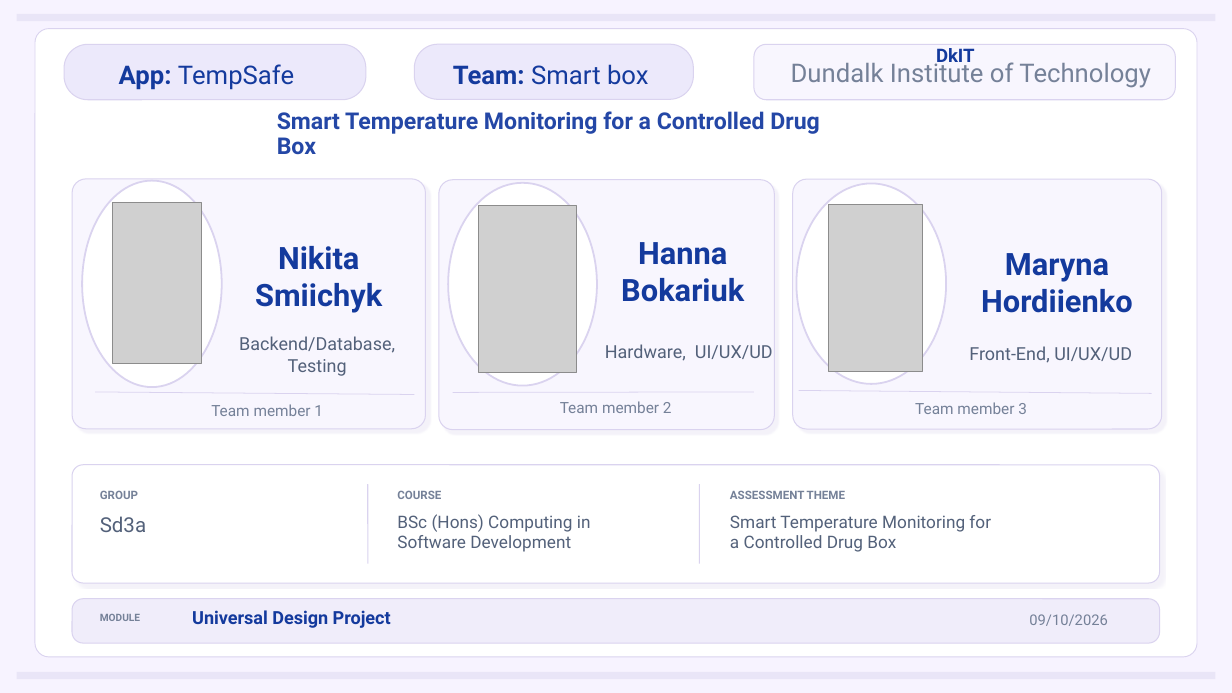
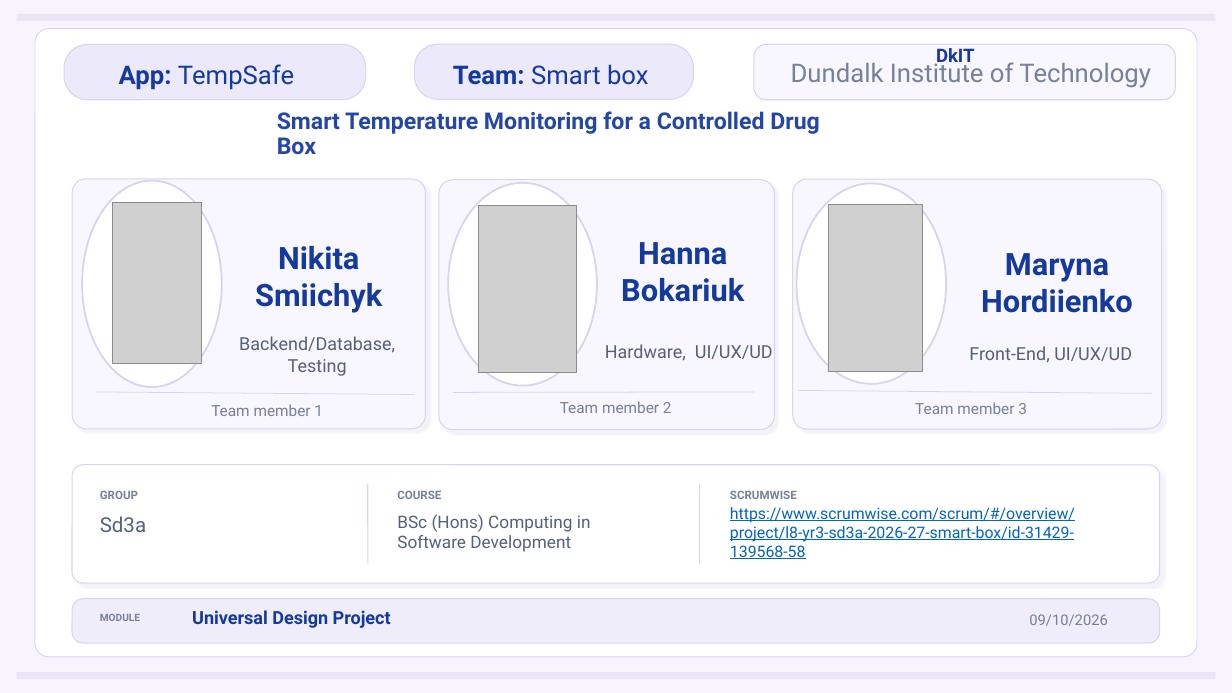
Before and after one commit to nikitsya/Smart-Box, a slide deck: slide 1 of docs/presentation/TempSafe_Elevator_Pitch.pptx. Drawn at 1232x693 pixels with LibreOffice and Linux fonts; fonts in the diff are those of the drawing; grey boxes stand for pictures. Boxes give left, top, right and bottom in pixels: in the first picture for what was removed or moved away, otherwise in the second. Text is boxed around its words. In the diff, an @@ line names an element or a change of style, - is before the commit and + after.

Commit message:
add scrumwise link

```diff
--- a/docs/presentation/TempSafe_Elevator_Pitch.pptx
+++ b/docs/presentation/TempSafe_Elevator_Pitch.pptx
@@ text at bbox=[730, 491, 797, 499]: text changed @@
-ASSESSMENT THEME
+SCRUMWISE
@@ text at bbox=[730, 507, 1075, 559]: text changed; size 13.4 to 12.4 pt; text colour #53617A to #0563C1 @@
-Smart Temperature Monitoring for
-a Controlled Drug Box
+https://www.scrumwise.com/scrum/#/overview/project/l8-yr3-sd3a-2026-27-smart-box/id-31429-139568-58
```
